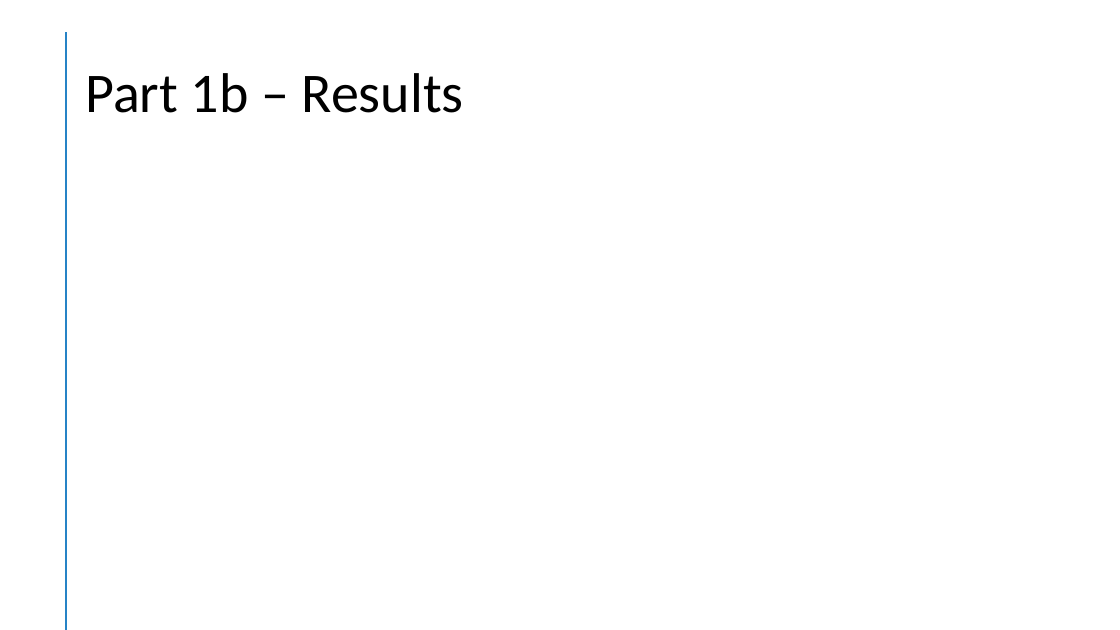
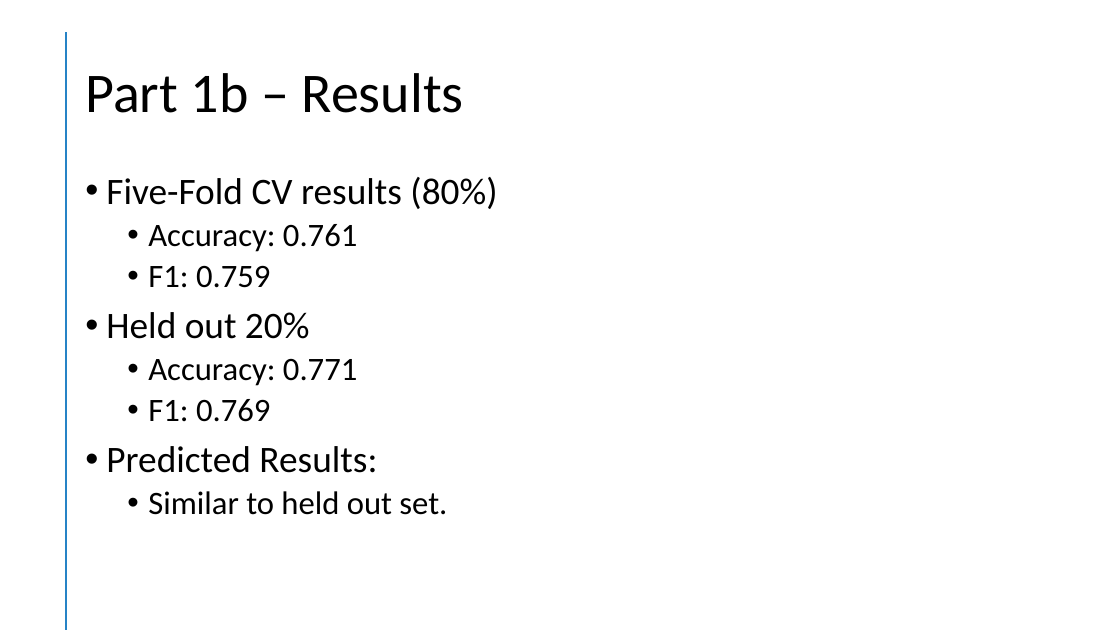
Before and after one commit to jtmilleer/aml_project, a slide deck: slide 5 of Documentation/Final Presentation.pptx. Drawn at 1120x630 pixels with LibreOffice and Linux fonts; fonts in the diff are those of the drawing. Boxes give left, top, right and bottom in pixels: in the first picture for what was removed or moved away, otherwise in the second. Text is boxed around its words. In the diff, an @@ line names an element or a change of style, - is before the commit and + after.

```diff
--- a/Documentation/Final Presentation.pptx
+++ b/Documentation/Final Presentation.pptx
@@ text added at box(106, 177, 497, 515), 28 pt, text #000000 @@
+• Five-Fold CV results (80%)
+  • Accuracy: 0.761
+  • F1: 0.759
+• Held out 20%
+  • Accuracy: 0.771
+  • F1: 0.769
+• Predicted Results:
+  • Similar to held out set.
```
Also in this commit, not shown: 2 other slides changed.
